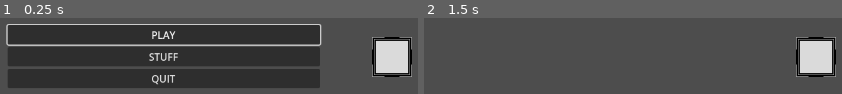
Above: before the commit, frames 1-2 (left to right).
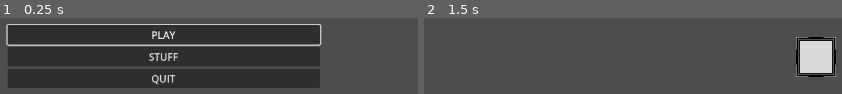
Above: after the commit, the same moments.

Repository: Graunder/ggj24
Game: Godot game, scene res://Assets/Scenes/main.tscn
The game is run twice, just before and just after one commit, with the same random seed, the same clock (stepped at 60 frames per second) and the same inputs.
Inputs:
- Up to frame 1 (0.25 s): no input
- Up to frame 2 (1.5 s): click "PLAY" at 0.5 s; tap Enter at 1.25 s

The runs differ from the first frame. In frame 1, 4.6% of the frame differs, in the area x 88-99%, y 25-78%; in frame 2, nothing differs.

Commit message:
hide/show player depending on menus

Diff:
--- a/Assets/Scenes/main.tscn
+++ b/Assets/Scenes/main.tscn
@@ -20,6 +20,7 @@
 process_mode = 1
 
 [node name="CharacterBody2D" type="CharacterBody2D" parent="Level"]
+visible = false
 script = ExtResource("3_ufkiy")
 
 [node name="CollisionShape2D" type="CollisionShape2D" parent="Level/CharacterBody2D"]
--- a/Assets/Scripts/Main.gd
+++ b/Assets/Scripts/Main.gd
@@ -2,6 +2,7 @@
 
 @onready var menu = $Camera/Menu
 @onready var level = $Level
+@onready var character_body_2d = $Level/CharacterBody2D
 
 var level_instance
 
--- a/Assets/Scripts/Menu.gd
+++ b/Assets/Scripts/Menu.gd
@@ -2,6 +2,7 @@
 
 @onready var main = $"../.."
 @onready var level = $"../../Level"
+@onready var character_body_2d = $"../../Level/CharacterBody2D"
 
 #Menus
 @onready var main_menu = $MainMenu
@@ -21,6 +22,7 @@
 func _on_play_pressed():
 	main.load_dev_scene()
 	level.get_tree().paused = false
+	character_body_2d.show()
 
 func _on_quit_pressed():
 	get_tree().quit()
@@ -34,6 +36,7 @@
 	main.reset_pause()
 	switch_play_button(false)
 	level.get_tree().paused = true
+	character_body_2d.hide()
 
 func _on_options_pressed():
 	enable_options_menu(true)
